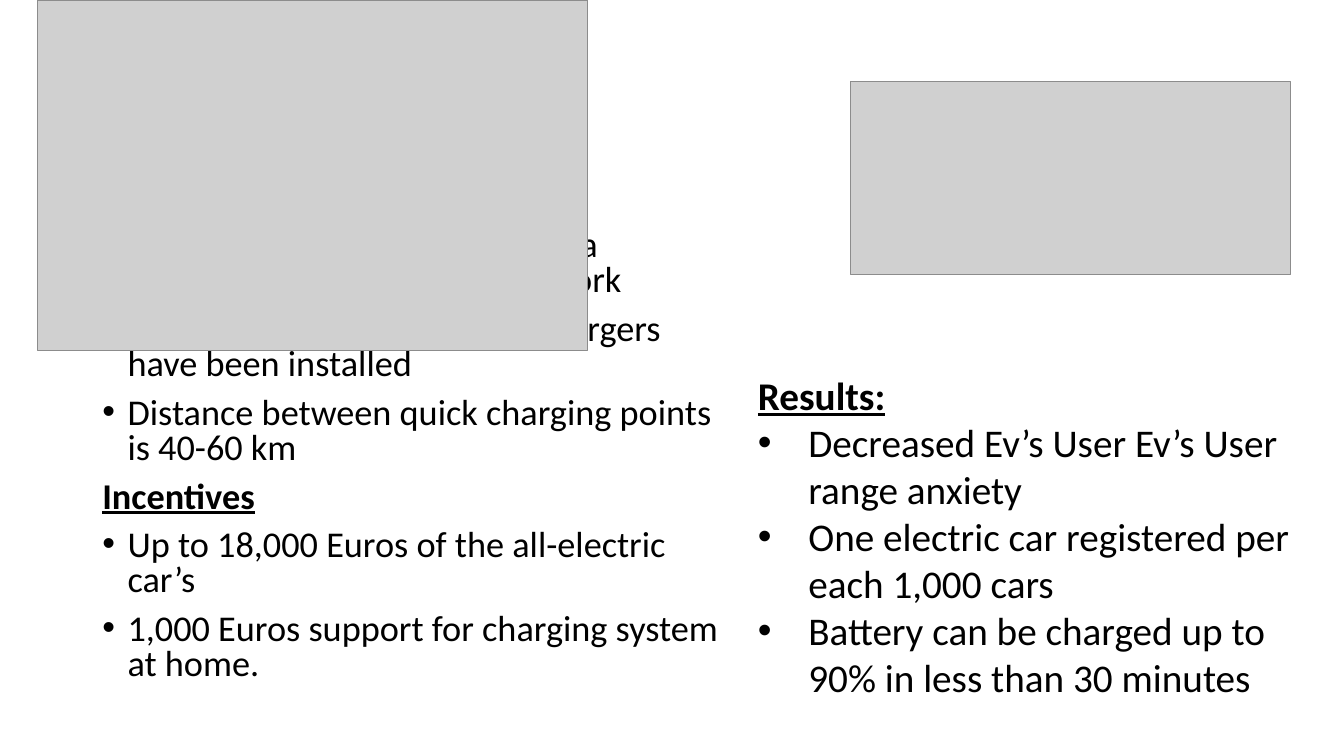
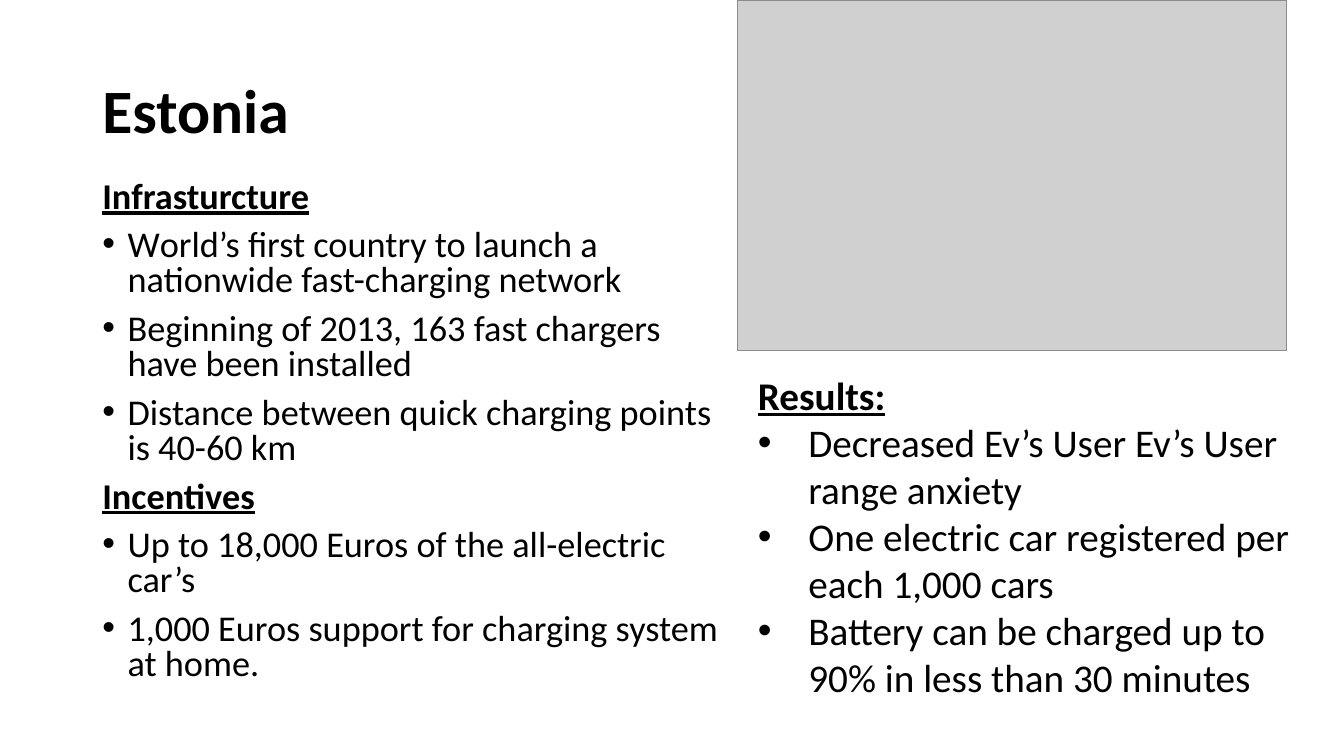
Before and after one commit to VincentHenric/GMS_group5, a slide deck: slide 7 of Class Presentations/3rd-presentation/PPT 13 05.pptx. Drawn at 1344x756 pixels with LibreOffice and Linux fonts; fonts in the diff are those of the drawing; grey boxes stand for pictures. Boxes give left, top, right and bottom in pixels: in the first picture for what was removed or moved away, otherwise in the second. Text is boxed around its words. In the diff, an @@ line names an element or a change of style, - is before the commit and + after.

Commit message:
3th presentation

```diff
--- a/Class Presentations/3rd-presentation/PPT 13 05.pptx
+++ b/Class Presentations/3rd-presentation/PPT 13 05.pptx
@@ picture: place and size @@
-picture at box(38, 0, 588, 351)
+picture at box(738, 0, 1288, 351)
@@ title added at box(102, 89, 288, 134), 44 pt, text #000000, bold @@
+Estonia
@@ picture removed at box(851, 82, 1291, 275) @@
```
